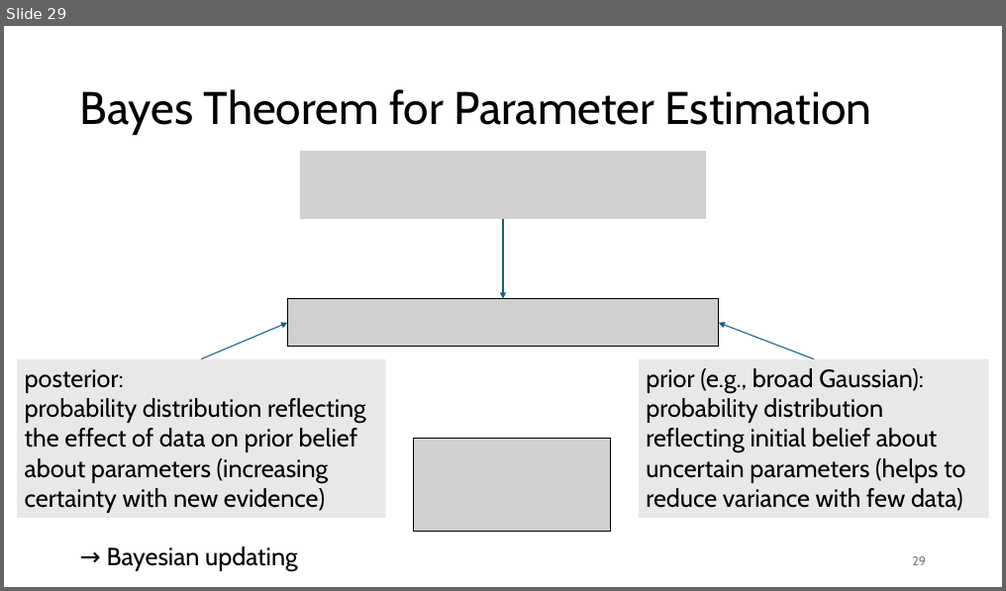
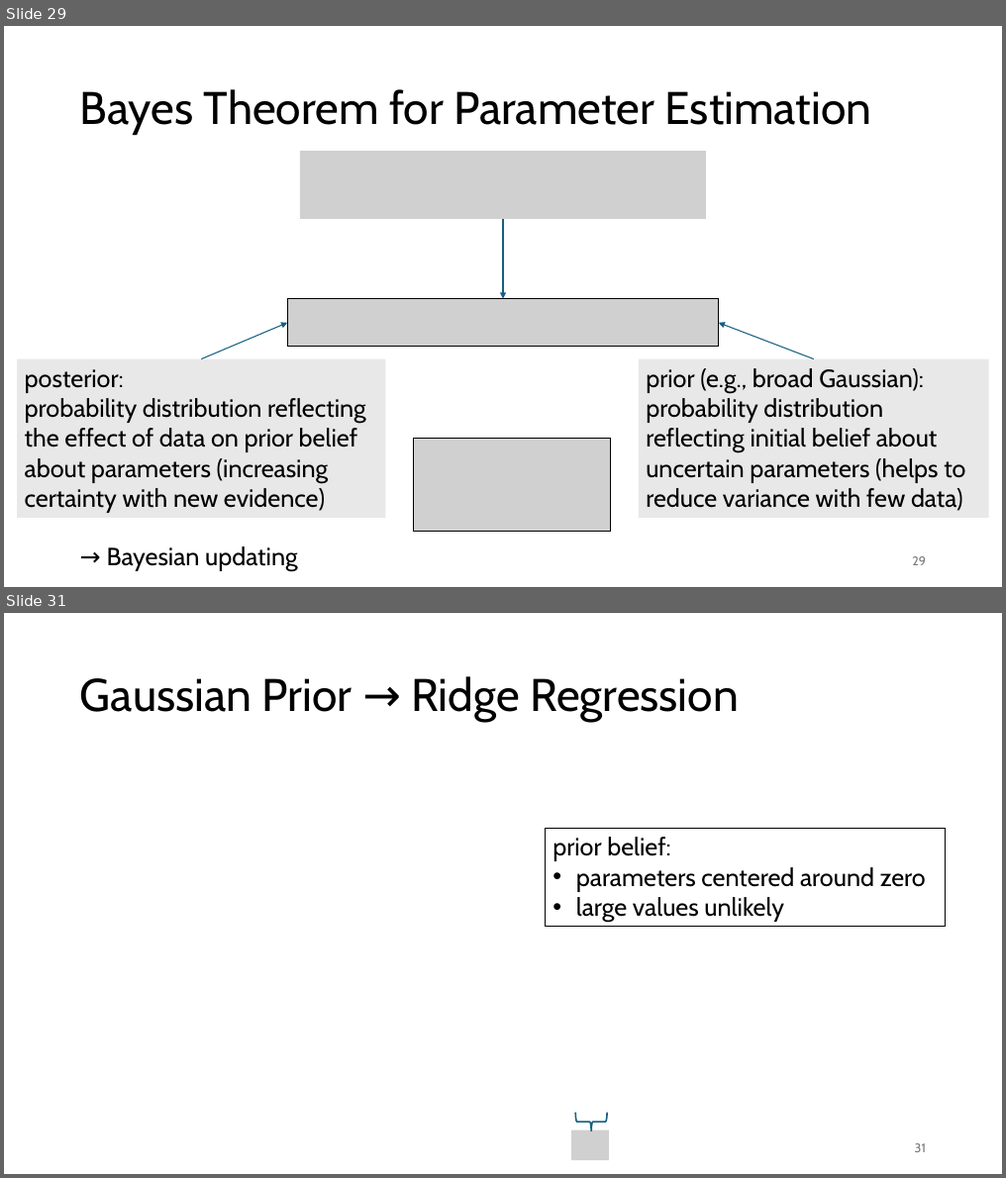
Before and after one commit to FelixWick/data_science, a slide deck: slides/4_parameter_estimation.pptx. Shown one above the other, each under a label of ours: slide 29 before the commit, slides 29 and 31 after it; the slides between them are not shown. The pictures are 1006x591 and 1006x1178 pixels, drawn with LibreOffice and Linux fonts; fonts in the diff are those of the drawing; grey boxes stand for pictures. Boxes give left, top, right and bottom in pixels: in the first picture for what was removed or moved away, otherwise in the second. Text is boxed around its words. In the diff, an @@ line names an element or a change of style, - is before the commit and + after.

```diff
--- a/slides/4_parameter_estimation.pptx
+++ b/slides/4_parameter_estimation.pptx
@@ slide 31 added at bbox=[4, 613, 1002, 1174], background #FFFFFF @@
@@ title added at bbox=[80, 676, 739, 722], 44 pt, text #000000 @@
+Gaussian Prior → Ridge Regression
@@ rectangle added at bbox=[546, 828, 945, 926], outline #000000 0.75 pt, 24 pt, text #000000 @@
+prior belief:
+• parameters centered around zero
+• large values unlikely
@@ left brace added at bbox=[575, 1113, 607, 1132], outline #156082 1.5 pt @@
@@ picture added at bbox=[571, 1131, 609, 1160] @@
@@ page number added at bbox=[915, 1144, 926, 1153], 12 pt, text #797979 @@
+31
```
Also in this commit, not shown: 3 slides changed, 6 other slides added, 2 slides removed, 1 other file.
